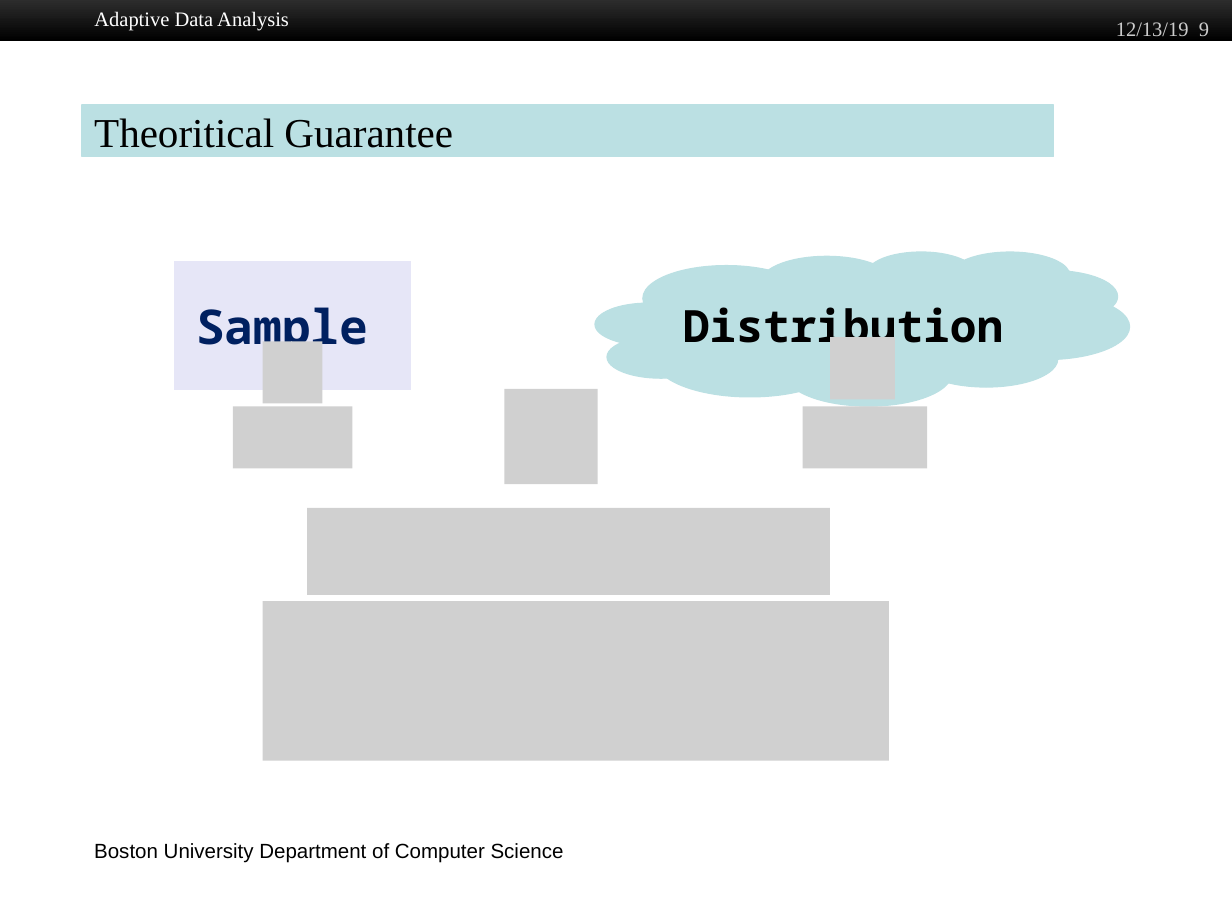
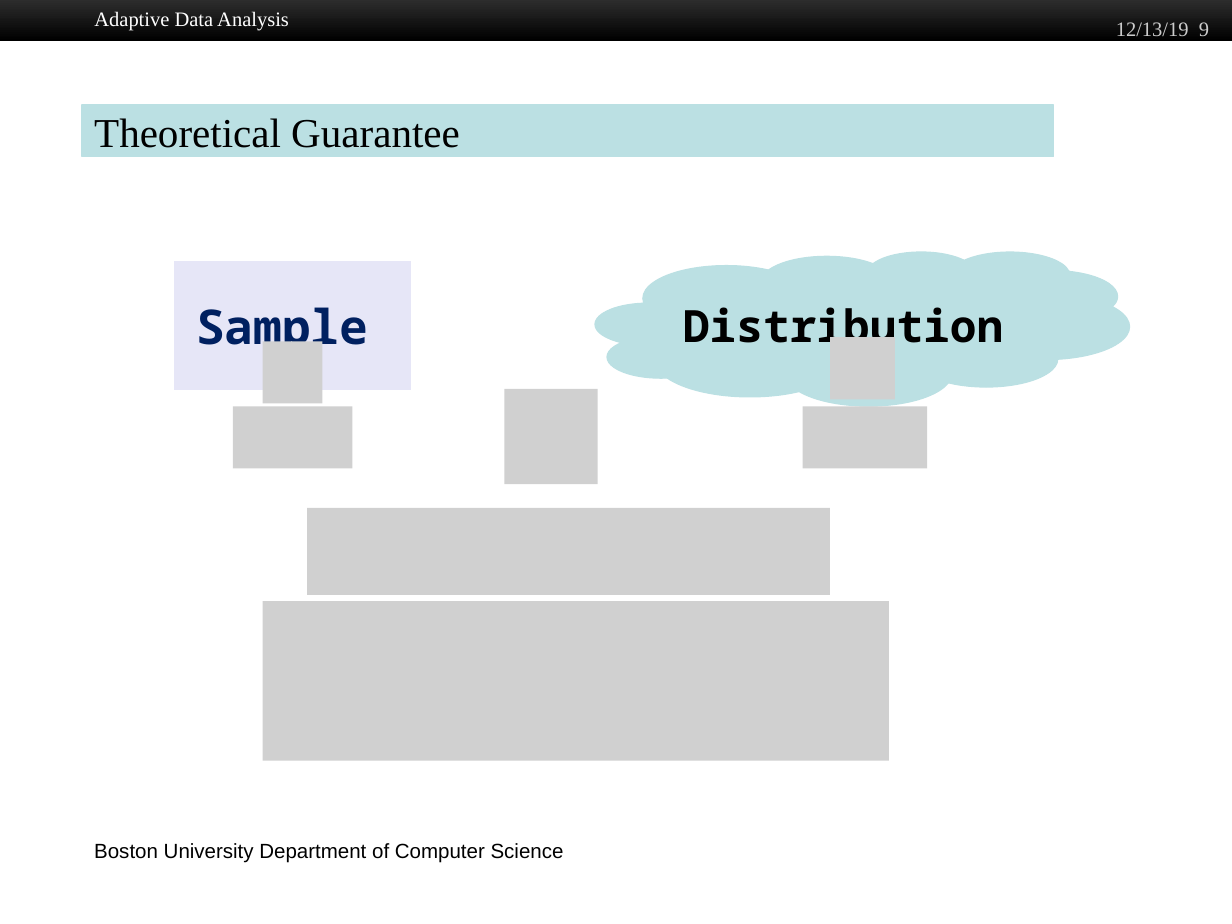
Before and after one commit to jiawenliu/PhD, a slide deck: slide 9 of CS/Prospectus/Slides/Jiawen Liu.pptx. Drawn at 1232x924 pixels with LibreOffice and Linux fonts; fonts in the diff are those of the drawing; grey boxes stand for pictures; background and template pictures are left out. Boxes give left, top, right and bottom in pixels: in the first picture for what was removed or moved away, otherwise in the second. Text is boxed around its words. In the diff, an @@ line names an element or a change of style, - is before the commit and + after.

```diff
--- a/CS/Prospectus/Slides/Jiawen Liu.pptx
+++ b/CS/Prospectus/Slides/Jiawen Liu.pptx
@@ text in rectangle at (x1=94, y1=118, x2=460, y2=148): text changed @@
-Theoritical Guarantee
+Theoretical Guarantee
```
Also in this commit, not shown: 6 other slides changed, 17 other files.
